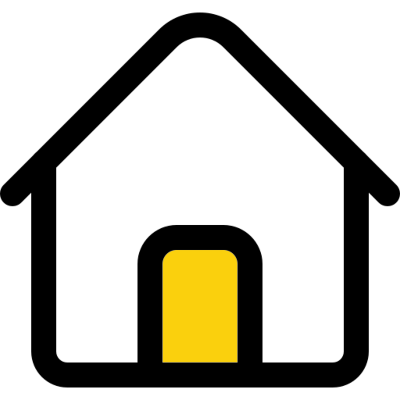
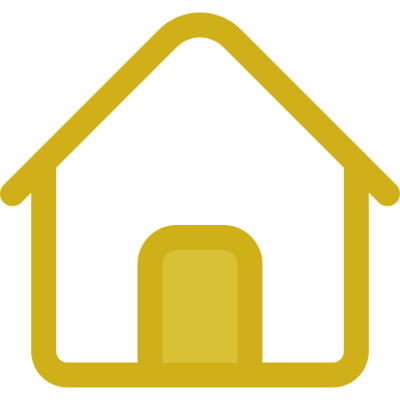
Revision of a layered 400×400 image; what changed, layer by layer:
added layer "home.png copy" above "Layer copy" over [0, 12, 400, 388]
added layer "Layer copy" above "home.png" over [162, 249, 238, 363]
hid "home.png" over [0, 12, 400, 388]
hid "Layer" over [162, 249, 238, 363]
